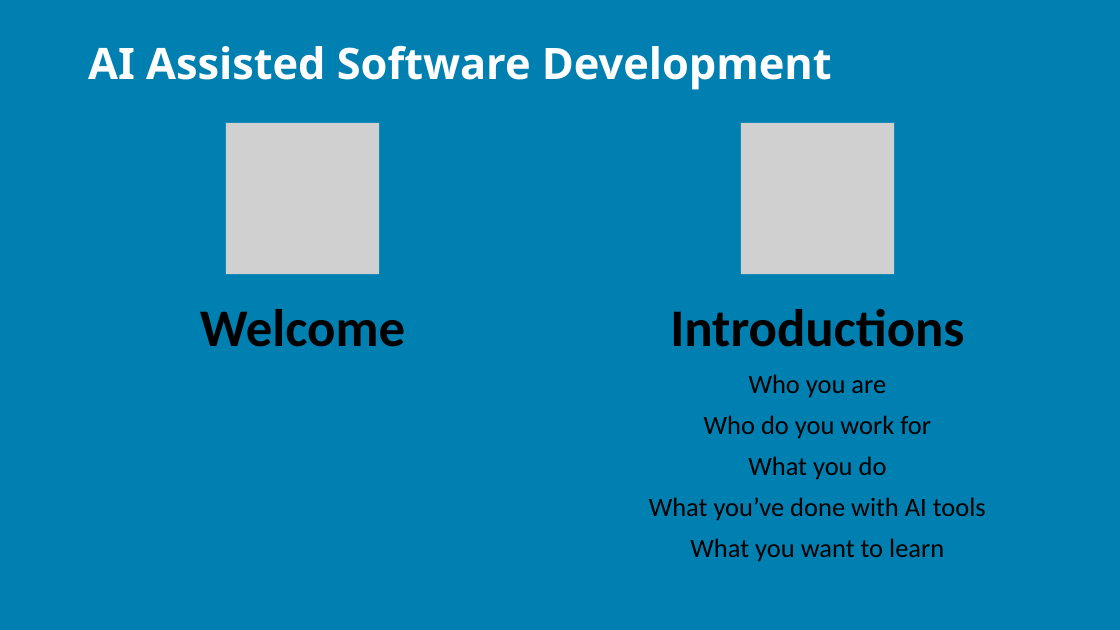
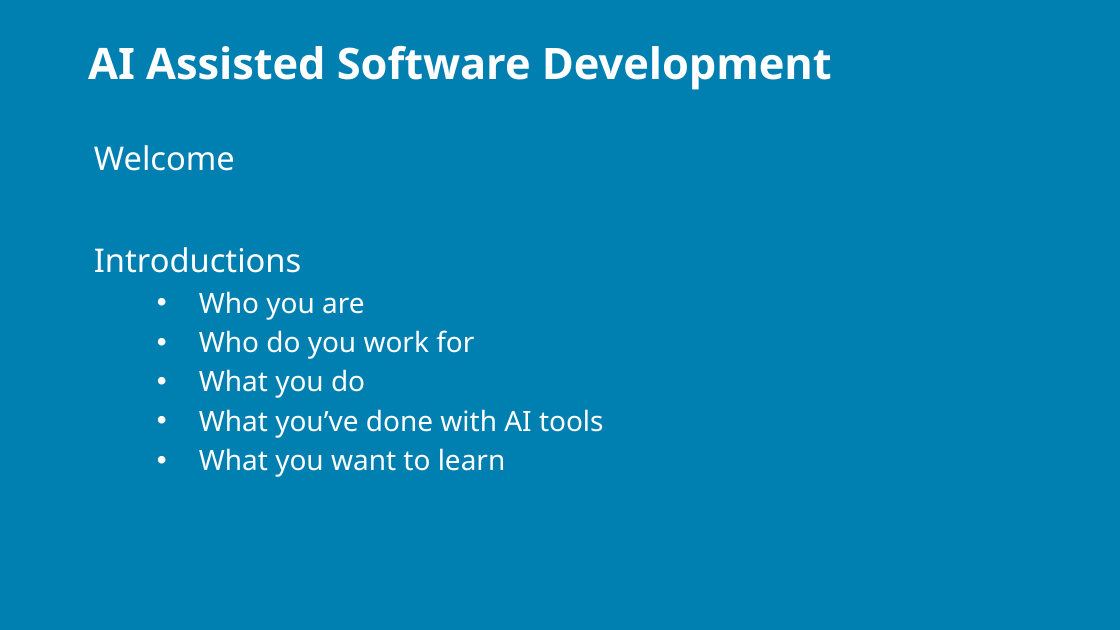
Before and after one commit to j0hnnymiller/AI-Assisted-Software-Development, a slide deck: slide 4 of Slides/AIASD-v2-day-1.pptx. Drawn at 1120x630 pixels with LibreOffice and Linux fonts; fonts in the diff are those of the drawing; grey boxes stand for pictures; background and template pictures are left out. Boxes give left, top, right and bottom in pixels: in the first picture for what was removed or moved away, otherwise in the second. Text is boxed around its words. In the diff, an @@ line names an element or a change of style, - is before the commit and + after.

```diff
--- a/Slides/AIASD-v2-day-1.pptx
+++ b/Slides/AIASD-v2-day-1.pptx
@@ text "Welcome": place and size @@
-text "Welcome" at (649,374,986,562)
+text "Welcome" at (94,145,604,477)
@@ text at (94,145,301,273): paragraphs added @@
+Welcome
+Introductions
@@ text at (199,291,604,477): size 17 to 18 pt, font Calibri to Noto Sans, text colour #000000 to #FFFFFF in "Who you are", "Who do you work for", "What you do", "What you’ve done with AI tools" and 1 more places; alignment centre to left; bullet none to •; list level 1 to 2 in "Who you are"; list level 1 to 2 in "Who do you work for"; list level 1 to 2 in "What you do"; list level 1 to 2 in "What you’ve done with AI ..."; list level 1 to 2 in "What you want to learn" @@
@@ group removed at (200,123,964,347): 2 pictures, 2 texts @@
-Welcome
-Introductions
```
Also in this commit, not shown: 12 other slides changed, 2 slides removed, 1 other file.
